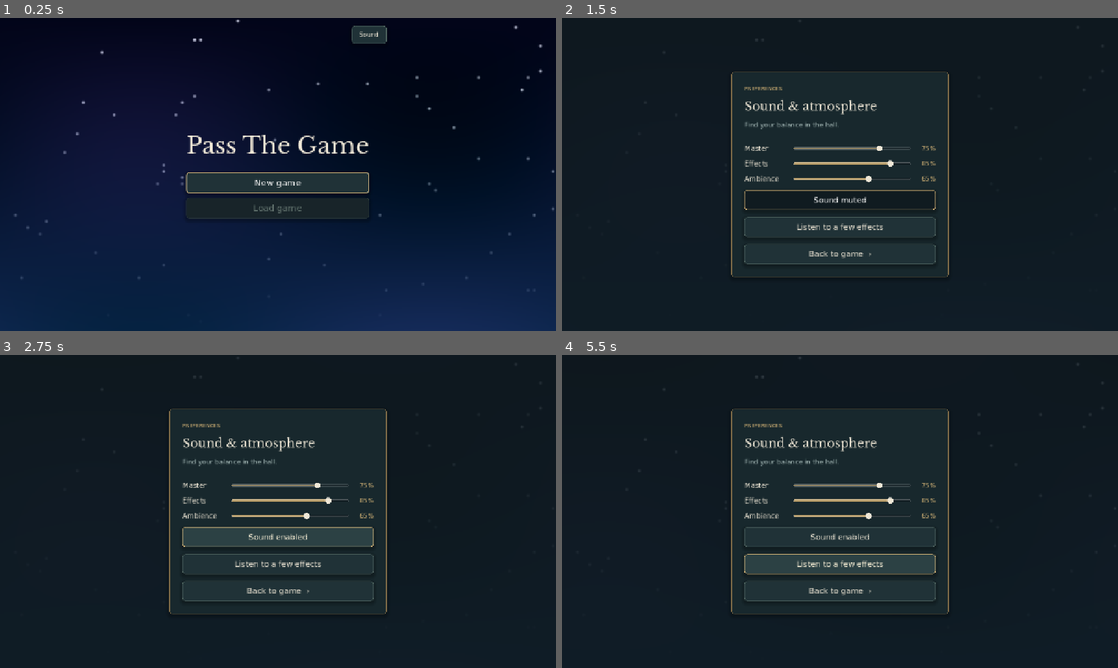
Above: before the commit, frames 1-4 (two rows, left to right).
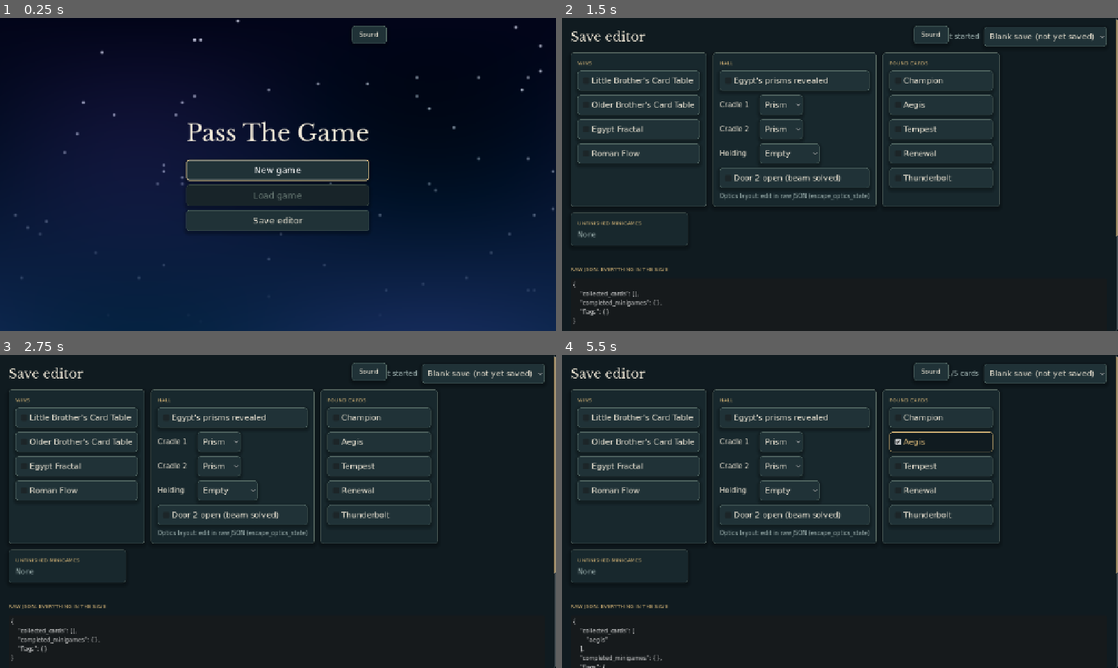
Above: after the commit, the same moments.

Repository: amberwhitehead/pass-the-game
Game: Godot game, scene res://scenes/title/title.tscn
Same seed, same stepped clock (60 frames per second), same inputs: the game is played once before the commit and once after it.
Inputs (mouse positions are in pixels of both pictures, inside the frame that each line leads up to):
- Up to frame 1 (0.25 s): no input
- Up to frame 2 (1.5 s): click "Sound" (after the commit: "Save editor") at 0.5 s; click (840, 199) at 1.25 s, where only the run before the commit has a clickable "Sound enabled"
- Up to frame 3 (2.75 s): click (278, 536) at 2 s, where only the run before the commit has a clickable "Sound muted"
- Up to frame 4 (5.5 s): click (940, 442) at 2.75 s, where only the run after the commit has a clickable "Aegis"; click (840, 520) at 3.5 s, where only the run before the commit has a clickable "New game"; click (840, 520) at 4.25 s, where only the run before the commit has a clickable "New game"; click (840, 564) at 5 s, where only the run before the commit has a clickable "Listen to a few effects"

The runs differ from the first frame. In frame 1, 4.8% of the frame differs, in the area x 33-67%, y 32-68%; in frame 2, 15%; in frame 3, 16%; in frame 4, 17%, in the area x 1-100%, y 0-100%.

Commit message:
Add a developer save editor
In developer mode (editor runs, --dev, or ?dev=1 on the Web) the title
screen offers a Save editor, also reachable with F6 on its scene. It
opens any save or a blank one; edits wins, Egypt's revealed prisms, the
reward cradles, the carried item, Door 2, found cards and unfinished
minigame progress with controls; and shows the whole save as raw JSON
that can be edited and applied, keeping flags it has no control for.
It warns when hall items stop adding up (counted with the optics
model's own starting layout) or progress skips a step. Save, Save as
new slot, and Play (unsaved), which loads the state into the hall
through the new Game.play_unsaved without writing anything.

Edit rules live in scenes/dev/save_edits.gd, apart from the UI.
save_editor_test covers both (25 checks).

Co-Authored-By: Claude Opus 5.5 <noreply@anthropic.com>

Diff:
--- /dev/null
+++ b/godot/autoload/dev_mode.gd
@@ -0,0 +1,11 @@
+extends RefCounted
+## Developer tools (the save editor) show only in developer mode: runs from the Godot
+## editor, a "--dev" launch option (after "--"), or "?dev=1" in a Web build's address.
+## Normal exported builds never show them.
+
+
+static func enabled() -> bool:
+	if OS.has_feature("editor") or "--dev" in OS.get_cmdline_user_args():
+		return true
+	return OS.has_feature("web") and bool(JavaScriptBridge.eval(
+		"new URLSearchParams(window.location.search).get('dev') === '1'"))
--- a/godot/autoload/game.gd
+++ b/godot/autoload/game.gd
@@ -66,11 +66,27 @@
 		return false
 	_flush_pending()
 	save_path = path
+	_apply(state)
+	autosave = true
+	return true
+
+
+## Plays progress without a save slot, so nothing is written (the save editor's Play).
+func play_unsaved(state: Dictionary) -> void:
+	_flush_pending()
+	save_path = ""
+	autosave = false
+	_apply(state)
+
+
+func snapshot() -> Dictionary:
+	return {"flags": flags, "completed_minigames": completed_minigames, "collected_cards": collected_cards}
+
+
+func _apply(state: Dictionary) -> void:
 	flags = (state.get("flags", {}) as Dictionary).duplicate(true)
 	completed_minigames = (state.get("completed_minigames", {}) as Dictionary).duplicate(true)
 	collected_cards.assign(state.get("collected_cards", []))
-	autosave = true
-	return true
 
 
 ## Clears progress and starts a fresh save at path, replacing anything there.
@@ -87,8 +103,7 @@
 func save_now() -> void:
 	_save_timer.stop()
 	if autosave and save_path != "":
-		SaveGame.write({"flags": flags, "completed_minigames": completed_minigames,
-			"collected_cards": collected_cards}, save_path)
+		SaveGame.write(snapshot(), save_path)
 
 
 func _queue_save() -> void:
--- /dev/null
+++ b/godot/scenes/dev/save_editor.gd
@@ -0,0 +1,269 @@
+extends Control
+## Developer save editor: open a save slot (or start blank), change wins, hall progress,
+## found cards and unfinished minigames with controls, or anything at all in the raw
+## JSON, then save to the slot, save as a new slot, or play it without saving.
+## Opened from the title screen in developer mode (see DevMode), or with F6 in the editor.
+
+const Style := preload("res://ui/game_style.gd")
+const SaveGame := preload("res://autoload/save_game.gd")
+const Edits := preload("res://scenes/dev/save_edits.gd")
+const Progression := preload("res://minigames/cards/deck_progression.gd")
+const Inventory := preload("res://scenes/escape/carry_inventory.gd")
+const TITLE_SCENE := "res://scenes/title/title.tscn"
+const ROOM_SCENE := "res://scenes/room/room.tscn"
+
+var state: Dictionary = Edits.empty()
+var slot := -1  # The slot being edited, or -1 for a blank save not yet written.
+var slot_picker: OptionButton
+var win_boxes := {}  # minigame id -> CheckBox
+var card_boxes := {}  # card id -> CheckBox
+var revealed_box: CheckBox
+var door_box: CheckBox
+var cradle_pickers: Array[OptionButton] = []
+var held_picker: OptionButton
+var raw: TextEdit
+var save_button: Button
+var save_new_button: Button
+var play_button: Button
+var back_button: Button
+var warning_label: Label
+var status_label: Label
+var _summary: Label
+var _progress_list: VBoxContainer
+var _leaving := false
+
+
+func _ready() -> void:
+	theme = Style.theme()
+	TouchControls.set_enabled(false)
+	set_anchors_preset(PRESET_FULL_RECT)
+	var bg := ColorRect.new()
+	bg.color = Style.INK
+	bg.set_anchors_preset(PRESET_FULL_RECT)
+	add_child(bg)
+	var scroll := ScrollContainer.new()
+	scroll.set_anchors_preset(PRESET_FULL_RECT)
+	scroll.horizontal_scroll_mode = ScrollContainer.SCROLL_MODE_DISABLED
+	add_child(scroll)
+	var margin := MarginContainer.new()
+	margin.size_flags_horizontal = SIZE_EXPAND_FILL
+	for side in ["left", "right", "top", "bottom"]:
+		margin.add_theme_constant_override("margin_" + side, 20)
+	scroll.add_child(margin)
+	var page := VBoxContainer.new()
+	page.add_theme_constant_override("separation", 14)
+	margin.add_child(page)
+
+	var header := HBoxContainer.new()
+	page.add_child(header)
+	header.add_child(Style.label("Save editor", 30, Style.PAPER, true))
+	_summary = Style.label("", 16, Style.MUTED)
+	_summary.size_flags_horizontal = SIZE_EXPAND_FILL
+	_summary.horizontal_alignment = HORIZONTAL_ALIGNMENT_RIGHT
+	header.add_child(_summary)
+	slot_picker = OptionButton.new()
+	slot_picker.item_selected.connect(func(index: int): _open(slot_picker.get_item_metadata(index)))
+	header.add_child(slot_picker)
+
+	var sections := HFlowContainer.new()
+	sections.add_theme_constant_override("h_separation", 14)
+	sections.add_theme_constant_override("v_separation", 14)
+	page.add_child(sections)
+	var wins := _section(sections, "Wins")
+	for id: String in MiniGames.REGISTRY:
+		win_boxes[id] = _check(wins, MiniGames.REGISTRY[id].title, func(on: bool): Edits.set_won(state, id, on))
+	var hall := _section(sections, "Hall")
+	revealed_box = _check(hall, "Egypt's prisms revealed", func(on: bool): Edits.set_flag(state, "escape_rewards_revealed", on))
+	for index in 2:
+		cradle_pickers.append(_picker(hall, "Cradle %d" % (index + 1), ["", "prism"],
+			func(item: String): Edits.set_cradle(state, index, item)))
+	held_picker = _picker(hall, "Holding", Inventory.ITEMS, func(item: String): Edits.set_flag(state, "escape_held_item", item))
+	door_box = _check(hall, "Door 2 open (beam solved)", func(on: bool): Edits.set_flag(state, "escape_prism_solved", on))
+	hall.add_child(Style.label("Optics layout: edit in raw JSON (escape_optics_state)", 13, Style.MUTED))
+	var cards := _section(sections, "Found cards")
+	for id: String in Progression.COLLECTIBLES:
+		card_boxes[id] = _check(cards, Edits.card_name(id), func(on: bool): Edits.set_card(state, id, on))
+	_progress_list = _section(sections, "Unfinished minigames")
+
+	warning_label = Style.label("", 15, Style.GOLD)
+	warning_label.autowrap_mode = TextServer.AUTOWRAP_WORD_SMART
+	page.add_child(warning_label)
+
+	page.add_child(Style.eyebrow("Raw JSON: everything in the save"))
+	raw = TextEdit.new()
+	raw.custom_minimum_size.y = 260
+	raw.add_theme_font_size_override("font_size", 13)
+	page.add_child(raw)
+	var raw_row := HBoxContainer.new()
+	page.add_child(raw_row)
+	_button(raw_row, "Apply JSON", _apply_raw)
+	_button(raw_row, "Reset JSON", _refresh)
+
+	var actions := HBoxContainer.new()
+	page.add_child(actions)
+	save_button = _button(actions, "Save", _save)
+	save_new_button = _button(actions, "Save as new slot", _save_new)
+	play_button = _button(actions, "Play (unsaved)", _play)
+	back_button = _button(actions, "Back", _back)
+	status_label = Style.label("", 15, Style.TEAL)
+	page.add_child(status_label)
+
+	_fill_picker(SaveGame.latest_slot())
+	_open(SaveGame.latest_slot())
+
+
+func _section(parent: Control, heading: String) -> VBoxContainer:
+	var panel := PanelContainer.new()
+	panel.custom_minimum_size.x = 270
+	parent.add_child(panel)
+	var box := VBoxContainer.new()
+	panel.add_child(box)
+	box.add_child(Style.eyebrow(heading))
+	return box
+
+
+func _check(parent: Control, text: String, changed: Callable) -> CheckBox:
+	var box := CheckBox.new()
+	box.text = text
+	box.toggled.connect(func(on: bool):
+		changed.call(on)
+		_refresh())
+	parent.add_child(box)
+	return box
+
+
+func _picker(parent: Control, text: String, items: Array, changed: Callable) -> OptionButton:
+	var row := HBoxContainer.new()
+	parent.add_child(row)
+	var label := Style.label(text, 16)
+	label.custom_minimum_size.x = 80
+	row.add_child(label)
+	var picker := OptionButton.new()
+	for item: String in items:
+		picker.add_item(Inventory.item_name(item) if item != "" else "Empty")
+		picker.set_item_metadata(picker.item_count - 1, item)
+	picker.item_selected.connect(func(index: int):
+		changed.call(picker.get_item_metadata(index))
+		_refresh())
+	row.add_child(picker)
+	return picker
+
+
+func _button(parent: Control, text: String, action: Callable) -> Button:
+	var button := Button.new()
+	button.text = text
+	button.pressed.connect(action)
+	parent.add_child(button)
+	return button
+
+
+## Lists "Blank save" then every slot newest first, selecting the given slot.
+func _fill_picker(selected: int) -> void:
+	slot_picker.clear()
+	slot_picker.add_item("Blank save (not yet saved)")
+	slot_picker.set_item_metadata(0, -1)
+	for each in SaveGame.slots_by_recent():
+		var path := SaveGame.slot_path(each)
+		slot_picker.add_item("Slot %d  ·  %s" % [each + 1, SaveGame.describe(SaveGame.read(path))])
+		slot_picker.set_item_metadata(slot_picker.item_count - 1, each)
+	for index in slot_picker.item_count:
+		if slot_picker.get_item_metadata(index) == selected:
+			slot_picker.select(index)
+
+
+func _open(which: int) -> void:
+	slot = which
+	var loaded := SaveGame.read(SaveGame.slot_path(which)) if which >= 0 else {}
+	state = Edits.normalize(loaded if not loaded.is_empty() else Edits.empty())
+	status_label.text = "Editing slot %d" % (which + 1) if which >= 0 else "Editing a blank save"
+	_refresh()
+
+
+## Shows the state in every control (without re-triggering their edits) and the raw JSON.
+func _refresh() -> void:
+	for id: String in win_boxes:
+		win_boxes[id].set_pressed_no_signal(state.completed_minigames.has(id))
+	for id: String in card_boxes:
+		card_boxes[id].set_pressed_no_signal(id in state.collected_cards)
+	revealed_box.set_pressed_no_signal(bool(Edits.flag(state, "escape_rewards_revealed")))
+	door_box.set_pressed_no_signal(bool(Edits.flag(state, "escape_prism_solved")))
+	var contents := Edits.cradles(state)
+	for index in 2:
+		_select(cradle_pickers[index], contents[index])
+	_select(held_picker, Edits.held(state))
+	for child in _progress_list.get_children().slice(1):
+		child.queue_free()
+	var progress := Edits.minigame_progress(state)
+	if progress.is_empty():
+		_progress_list.add_child(Style.label("None", 16, Style.MUTED))
+	for id: String in progress:
+		var row := HBoxContainer.new()
+		_progress_list.add_child(row)
+		var game_title := Style.label(MiniGames.REGISTRY.get(id, {}).get("title", id), 16)
+		game_title.size_flags_horizontal = SIZE_EXPAND_FILL
+		row.add_child(game_title)
+		_button(row, "Clear", func():
+			Edits.clear_progress(state, id)
+			_refresh())
+	var problems := Edits.warnings(state)
+	warning_label.text = "" if problems.is_empty() else "⚠ " + "\n⚠ ".join(problems)
+	_summary.text = SaveGame.describe(state)
+	raw.text = JSON.stringify(SaveGame.encode(state), "\t", true, true)
+	save_button.disabled = slot < 0
+
+
+func _select(picker: OptionButton, item: String) -> void:
+	for index in picker.item_count:
+		if picker.get_item_metadata(index) == item:
+			picker.select(index)
+			return
+	picker.select(-1)  # Something the controls don't offer; the raw JSON shows it.
+
+
+## Replaces the whole save with the raw JSON, if it parses to an object.
+func _apply_raw() -> void:
+	var parsed: Variant = JSON.parse_string(raw.text)
+	if not parsed is Dictionary:
+		status_label.text = "The raw JSON isn't a valid JSON object; nothing changed."
+		return
+	state = Edits.normalize(SaveGame.decode(parsed))
+	status_label.text = "Applied the raw JSON."
+	_refresh()
+
+
+func _save() -> void:
+	if slot >= 0 and SaveGame.write(state, SaveGame.slot_path(slot)) == OK:
+		status_label.text = "Saved slot %d." % (slot + 1)
+		_fill_picker(slot)
+
+
+func _save_new() -> void:
+	var fresh := SaveGame.new_slot()
+	if SaveGame.write(state, SaveGame.slot_path(fresh)) == OK:
+		slot = fresh
+		status_label.text = "Saved as new slot %d." % (slot + 1)
+		_fill_picker(slot)
+		_refresh()
+
+
+## Loads this state into the hall without a save slot, so playing it writes nothing.
+func _play() -> void:
+	Game.play_unsaved(state)
+	_go(ROOM_SCENE)
+
+
+func _back() -> void:
+	_go(TITLE_SCENE)
+
+
+func _go(scene: String) -> void:
+	if _leaving:
+		return
+	_leaving = true
+	SceneManager.change_scene(scene)
+
+
+func _unhandled_input(event: InputEvent) -> void:
+	if event.is_action_pressed("back") and not raw.has_focus():
+		get_viewport().set_input_as_handled()
+		_back()
--- /dev/null
+++ b/godot/scenes/dev/save_editor.tscn
@@ -0,0 +1,10 @@
+[gd_scene load_steps=2 format=3]
+
+[ext_resource type="Script" path="res://scenes/dev/save_editor.gd" id="1"]
+
+[node name="SaveEditor" type="Control"]
+layout_mode = 3
+anchors_preset = 15
+anchor_right = 1.0
+anchor_bottom = 1.0
+script = ExtResource("1")
--- /dev/null
+++ b/godot/scenes/dev/save_edits.gd
@@ -0,0 +1,106 @@
+extends RefCounted
+## Edits to a save's progress (the Dictionary SaveGame reads and writes), kept apart
+## from the editor's UI so they can be tested directly. Every function takes the state
+## and changes it in place; anything not edited here is left exactly as it was.
+
+const Progression := preload("res://minigames/cards/deck_progression.gd")
+const Catalog := preload("res://minigames/cards/card_catalog.gd")
+const OpticsModel := preload("res://scenes/escape/optics_model.gd")
+const Inventory := preload("res://scenes/escape/carry_inventory.gd")
+## How many of each movable hall item exist; they live in the cradles, hand or mounts.
+const ITEM_COUNTS := {"prism": 2, "lens_yellow": 1, "lens_blue": 1}
+
+
+## A blank save with the three containers Game expects.
+static func empty() -> Dictionary:
+	return {"flags": {}, "completed_minigames": {}, "collected_cards": []}
+
+
+## Fills in any missing container so the rest of these functions can assume them.
+static func normalize(state: Dictionary) -> Dictionary:
+	for key: String in ["flags", "completed_minigames"]:
+		if not state.get(key) is Dictionary:
+			state[key] = {}
+	if not state.get("collected_cards") is Array:
+		state.collected_cards = []
+	return state
+
+
+static func flag(state: Dictionary, name: String, default: Variant = false) -> Variant:
+	return state.flags.get(name, default)
+
+
+static func set_flag(state: Dictionary, name: String, value: Variant) -> void:
+	state.flags[name] = value
+
+
+## A win added here records only {"won": true}; trophies that build from a real win's
+## details (pyramid positions, the water route) show nothing for it.
+static func set_won(state: Dictionary, id: String, won: bool) -> void:
+	if won:
+		if not state.completed_minigames.has(id):
+			state.completed_minigames[id] = {"won": true}
+	else:
+		state.completed_minigames.erase(id)
+
+
+static func set_card(state: Dictionary, id: String, found: bool) -> void:
+	var cards: Array = state.collected_cards
+	if found and id not in cards:
+		cards.append(id)
+	elif not found:
+		cards.erase(id)
+	# Keep the game's own order so saves made here match ones made by play.
+	state.collected_cards = Progression.COLLECTIBLES.filter(func(card: String): return card in cards)
+
+
+static func card_name(id: String) -> String:
+	return Catalog.get_card(id).get("name", id)
+
+
+static func cradles(state: Dictionary) -> Array:
+	var saved: Array = flag(state, "escape_reward_items", ["prism", "prism"])
+	return [str(saved[0]) if saved.size() > 0 else "", str(saved[1]) if saved.size() > 1 else ""]
+
+
+static func set_cradle(state: Dictionary, index: int, item: String) -> void:
+	var contents := cradles(state)
+	contents[index] = item
+	set_flag(state, "escape_reward_items", contents)
+
+
+static func held(state: Dictionary) -> String:
+	return str(flag(state, "escape_held_item", ""))
+
+
+static func minigame_progress(state: Dictionary) -> Dictionary:
+	return flag(state, "minigame_progress", {})
+
+
+static func clear_progress(state: Dictionary, id: String) -> void:
+	var progress := minigame_progress(state).duplicate()
+	progress.erase(id)
+	set_flag(state, "minigame_progress", progress)
+
+
+## Problems the hall would show: items duplicated or lost across cradles, hand and
+## optics mounts (counted with the optics model's own starting layout), and
+## progress that skips a step.
+static func warnings(state: Dictionary) -> Array[String]:
+	var found := {}
+	var mounts: Dictionary = OpticsModel.new().items
+	var stored: Variant = flag(state, "escape_optics_state", {})
+	if stored is Dictionary and stored.get("items") is Dictionary:
+		mounts = stored.items
+	for item: Variant in cradles(state) + [held(state)] + mounts.values():
+		found[str(item)] = int(found.get(str(item), 0)) + 1
+	var problems: Array[String] = []
+	for item: String in ITEM_COUNTS:
+		var count := int(found.get(item, 0))
+		if count != ITEM_COUNTS[item]:
+			problems.append("%d × %s in the hall (expected %d)" % [count, Inventory.item_name(item), ITEM_COUNTS[item]])
+	if held(state) not in Inventory.ITEMS:
+		problems.append("Holding an unknown item \"%s\"" % held(state))
+	if flag(state, "escape_prism_solved") and not flag(state, "escape_rewards_revealed"):
+		problems.append("Door 2 is open but Egypt's prisms were never revealed")
+	return problems
--- a/godot/scenes/title/title.gd
+++ b/godot/scenes/title/title.gd
@@ -7,11 +7,14 @@
 const SaveGame := preload("res://autoload/save_game.gd")
 const INTRO_SCENE := "res://scenes/intro/intro.tscn"
 const ROOM_SCENE := "res://scenes/room/room.tscn"
+const EDITOR_SCENE := "res://scenes/dev/save_editor.tscn"
+const DevMode := preload("res://autoload/dev_mode.gd")
 const MONTHS := ["Jan", "Feb", "Mar", "Apr", "May", "Jun", "Jul", "Aug", "Sep", "Oct", "Nov", "Dec"]
 
 var continue_button: Button
 var new_button: Button
 var load_button: Button
+var editor_button: Button  # Developer mode only.
 var slot_buttons: Array[Button] = []  # One row per save, newest first.
 var delete_buttons: Array[Button] = []
 var slot_order: Array[int] = []  # The slot each row shows.
@@ -57,6 +60,8 @@
 	continue_button = _button(_menu, "Continue", _continue)
 	new_button = _button(_menu, "New game", _new_game)
 	load_button = _button(_menu, "Load game", _show_slots)
+	if DevMode.enabled():
+		editor_button = _button(_menu, "Save editor", func(): _go(EDITOR_SCENE))
 
 	_slots = PanelContainer.new()
 	_slots.custom_minimum_size.x = 560
--- /dev/null
+++ b/godot/tests/save_editor_test.gd
@@ -0,0 +1,136 @@
+extends "res://tests/test_suite.gd"
+## The developer save editor: its edit rules and item warnings, then the real screen
+## opening, editing, applying raw JSON, saving, and playing unsaved. Uses its own slots.
+const SaveGame := preload("res://autoload/save_game.gd")
+const Edits := preload("res://scenes/dev/save_edits.gd")
+const DevMode := preload("res://autoload/dev_mode.gd")
+var checks := 0
+var failures := 0
+var _game: Node
+
+
+func _initialize() -> void:
+	call_deferred("_run")
+
+
+func _run() -> void:
+	_game = root.get_node("Game")
+	SaveGame.slot_prefix = "user://test_editor_slot_"
+	_erase_all()
+	_rules()
+	await _screen()
+	_erase_all()
+	print("Save editor: %d checks, %d failures" % [checks, failures])
+	quit(1 if failures else 0)
+
+
+func _rules() -> void:
+	var state := Edits.empty()
+	check(Edits.warnings(state).is_empty(), "A fresh save has every hall item accounted for")
+	Edits.set_won(state, "newton", true)
+	state.completed_minigames.newton["pyramids"] = [1]
+	Edits.set_won(state, "newton", true)
+	check(state.completed_minigames.newton.has("pyramids"), "Ticking an existing win keeps its details")
+	Edits.set_won(state, "newton", false)
+	check(not state.completed_minigames.has("newton"), "Unticking removes the win")
+	Edits.set_card(state, "thunderbolt", true)
+	Edits.set_card(state, "champion", true)
+	check(state.collected_cards == ["champion", "thunderbolt"], "Found cards keep the game's own order")
+	Edits.set_flag(state, "escape_held_item", "prism")
+	check(Edits.warnings(state) == ["3 × Prism in the hall (expected 2)"], "A duplicated prism is flagged")
+	Edits.set_cradle(state, 0, "")
+	check(Edits.warnings(state).is_empty(), "Moving a prism from a cradle to the hand balances again")
+	Edits.set_flag(state, "escape_optics_state", {"items": {"A": "prism", "B": "", "J": "", "K": "lens_blue", "L": "lens_yellow"}})
+	check(Edits.warnings(state) == ["3 × Prism in the hall (expected 2)"], "Items on optics mounts are counted")
+	Edits.set_flag(state, "escape_prism_solved", true)
+	check("Door 2 is open but Egypt's prisms were never revealed" in Edits.warnings(state), "Skipped progress is flagged")
+	check(Edits.normalize({"flags": "bad"}).flags is Dictionary and Edits.normalize({}).collected_cards is Array,
+		"Damaged or missing containers are rebuilt")
+	check(DevMode.enabled(), "Runs from the Godot editor binary count as developer mode")
+
+
+func _screen() -> void:
+	var saved := Edits.empty()
+	Edits.set_won(saved, "turing", true)
+	Edits.set_flag(saved, "minigame_progress", {"cards_older": {"seed": 3}})
+	Edits.set_flag(saved, "talked_to_officer", true)
+	SaveGame.write(saved, SaveGame.slot_path(0), 100)
+	var editor: Control = load("res://scenes/dev/save_editor.tscn").instantiate()
+	root.add_child(editor)
+	await process_frame
+	editor._leaving = true  # Exercise the screen without leaving it.
+	check(editor.slot == 0 and editor.win_boxes.turing.button_pressed and not editor.save_button.disabled,
+		"The editor opens the latest save and shows its wins")
+	check(editor.slot_picker.item_count == 2, "The slot list offers a blank save and each slot")
+
+	editor.win_boxes.newton.button_pressed = true
+	editor.card_boxes.aegis.button_pressed = true
+	check(editor.state.completed_minigames.has("newton") and "aegis" in editor.state.collected_cards \
+		and "\"aegis\"" in editor.raw.text, "Ticking boxes edits the save and the raw JSON follows")
+	editor.held_picker.select(1)
+	editor.held_picker.item_selected.emit(1)
+	check(Edits.held(editor.state) == "prism" and "3 × Prism" in editor.warning_label.text, "The editor warns about a duplicated prism")
+	editor.held_picker.select(0)
+	editor.held_picker.item_selected.emit(0)
+	check(editor.warning_label.text == "", "The warning clears once the items balance")
+
+	var before: Dictionary = editor.state.duplicate(true)
+	editor.raw.text = "{ not json"
+	editor._apply_raw()
+	check(SaveGame.same_data(editor.state, before) and "isn't a valid" in editor.status_label.text,
+		"Invalid raw JSON changes nothing and says so")
+	var edited: Dictionary = JSON.parse_string(JSON.stringify(SaveGame.encode(editor.state)))
+	edited.flags["escape_prism_solved"] = true
+	edited.flags["escape_rewards_revealed"] = true
+	edited.flags["future_flag"] = {"Vector2": [1, 2]}
+	editor.raw.text = JSON.stringify(edited)
+	editor._apply_raw()
+	check(editor.door_box.button_pressed and editor.state.flags.future_flag == Vector2(1, 2),
+		"Raw JSON edits apply, including values the controls don't know")
+	check(editor.state.flags.get("talked_to_officer", false), "Flags with no control are kept untouched")
+
+	var clear := editor._progress_list.get_child(editor._progress_list.get_child_count() - 1).get_child(1) as Button
+	clear.pressed.emit()
+	check(Edits.minigame_progress(editor.state).is_empty(), "Clear removes a minigame's unfinished progress")
+
+	editor.save_button.pressed.emit()
+	var written := SaveGame.read(SaveGame.slot_path(0))
+	check(written.completed_minigames.has("newton") and written.flags.get("escape_prism_solved", false) \
+		and written.flags.future_flag == Vector2(1, 2), "Save writes the edited state to its slot")
+	editor.save_new_button.pressed.emit()
+	check(editor.slot == 1 and SaveGame.same_data(SaveGame.read(SaveGame.slot_path(1)), editor.state),
+		"Save as new slot writes a new slot and switches to it")
+
+	editor.slot_picker.select(0)
+	editor.slot_picker.item_selected.emit(0)
+	check(editor.slot == -1 and editor.save_button.disabled and editor.state.completed_minigames.is_empty(),
+		"Choosing the blank save starts empty, and Save needs Save as new slot first")
+
+	Edits.set_card(editor.state, "renewal", true)
+	_game.flags.clear()
+	editor.play_button.pressed.emit()
+	check(_game.collected_cards == ["renewal"] and not _game.autosave and _game.save_path == "",
+		"Play loads the edited state with nothing saved")
+	check(SaveGame.slots() == [0, 1], "Playing unsaved writes no slot")
+	editor.queue_free()
+	await process_frame
+
+	var title: Control = load("res://scenes/title/title.tscn").instantiate()
+	root.add_child(title)
+	await process_frame
+	check(title.editor_button != null and title.editor_button.get_parent() == title._menu,
+		"The title screen offers the editor in developer mode")
+	title.queue_free()
+	await process_frame
+
+
+func _erase_all() -> void:
+	for slot in SaveGame.slots():
+		SaveGame.erase(SaveGame.slot_path(slot))
+
+
+func check(value: bool, message: String) -> void:
+	checks += 1
+	if not value:
+		failures += 1
+		push_error(message)
Not shown, added: godot/autoload/dev_mode.gd.uid
Not shown, added: godot/scenes/dev/save_editor.gd.uid
Not shown, added: godot/scenes/dev/save_edits.gd.uid
Not shown, added: godot/tests/save_editor_test.gd.uid
Not shown, changed: docs/GETTING_STARTED.md
